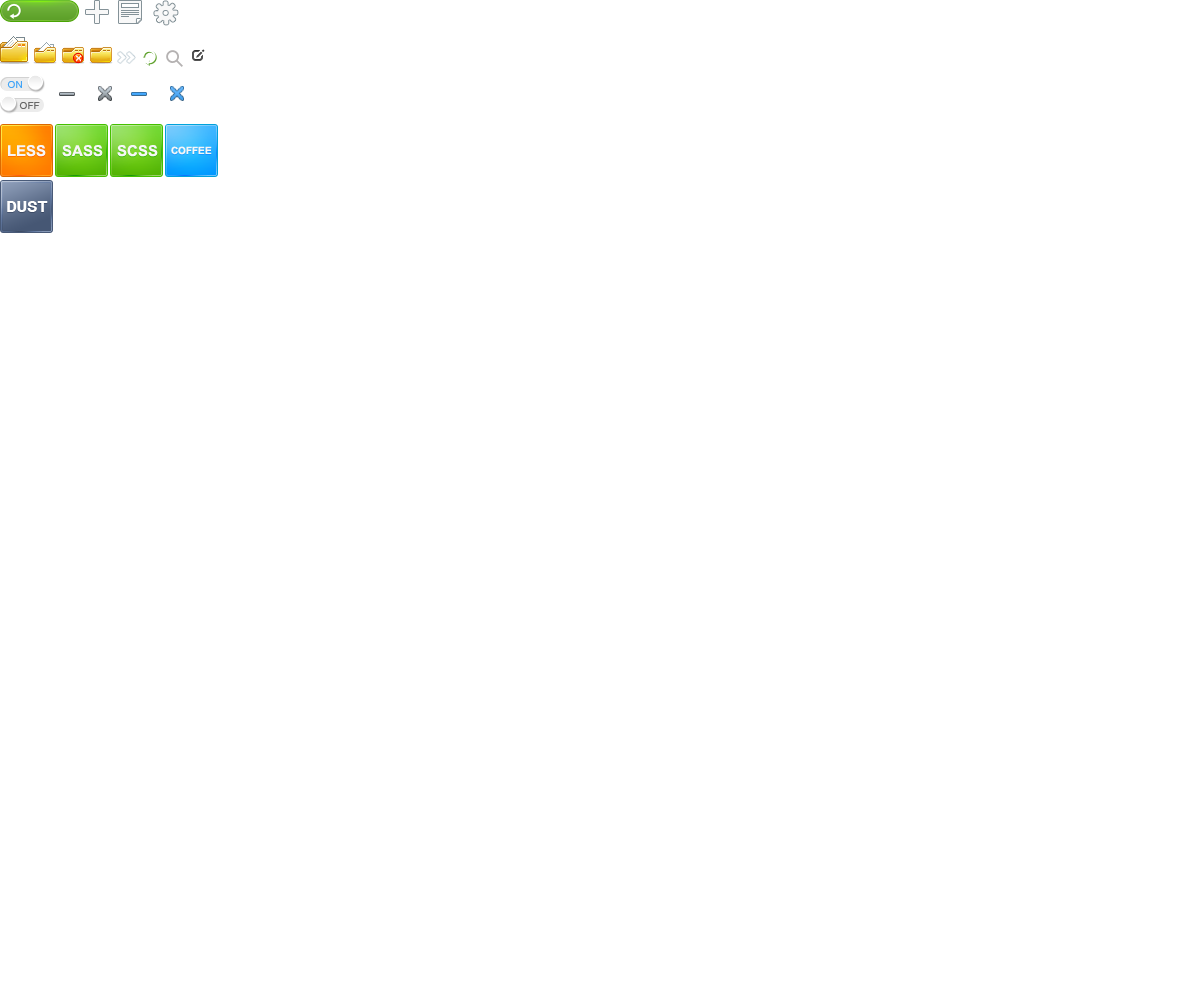
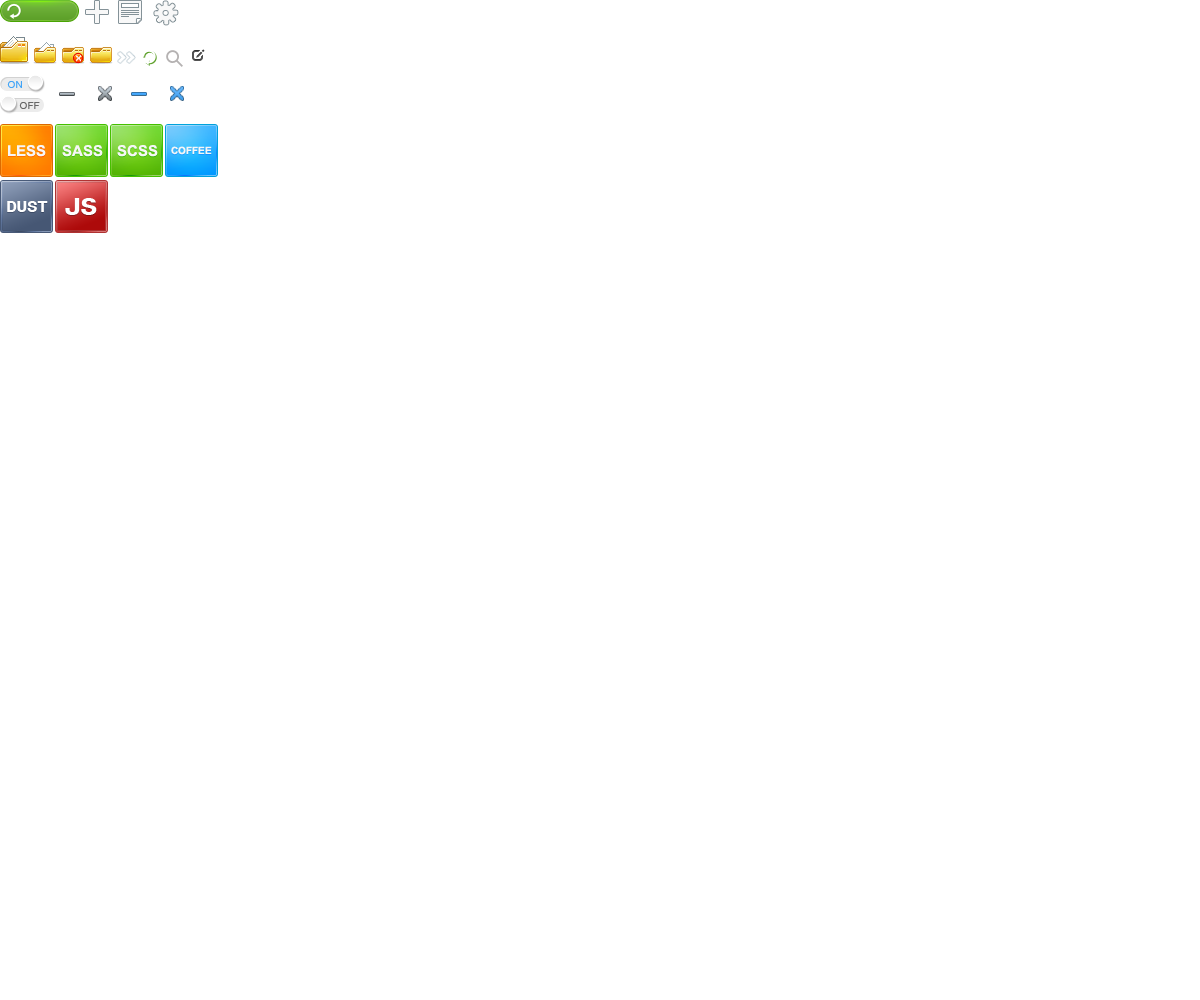
Layer changes from the first 1200×1000 image to the second:
added group "JS" (1st of 2) with 3 layers above "SASS" over [55, 180, 108, 233]
added layer "border" (2nd of 2, in "JS") in group "JS" over [55, 180, 108, 233]
added layer "JS" (2nd of 2, in "JS") in group "JS" over [65, 198, 97, 215]
added layer "gradian" (2nd of 2, in "JS") in group "JS" over [58, 183, 105, 230]
